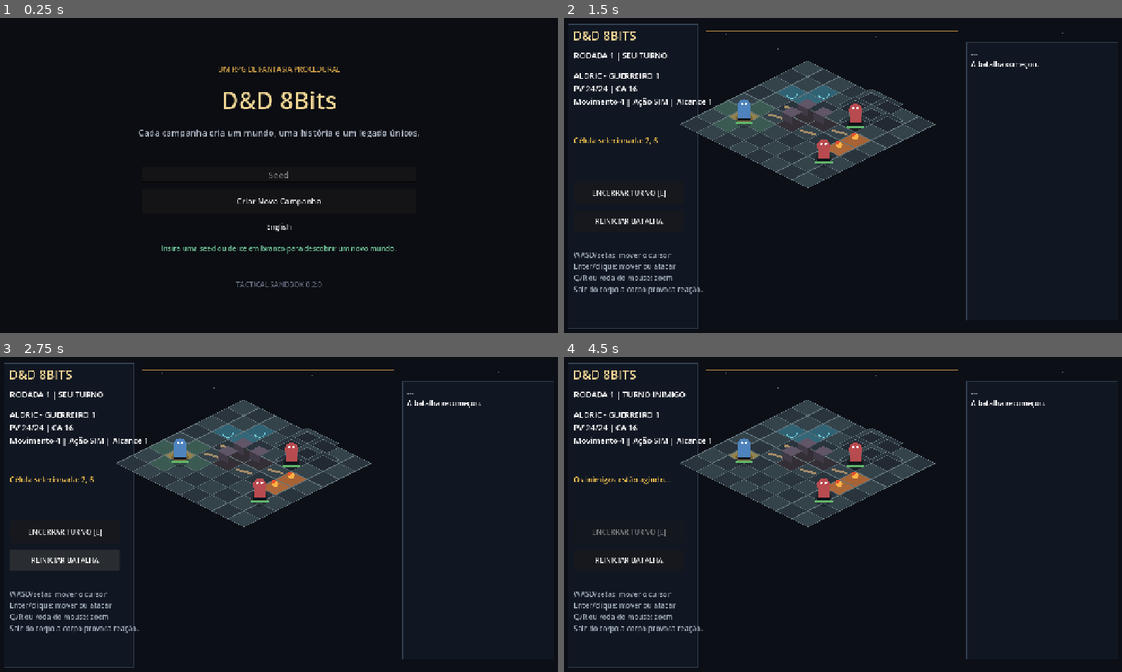
Above: before the commit, frames 1-4 (two rows, left to right).
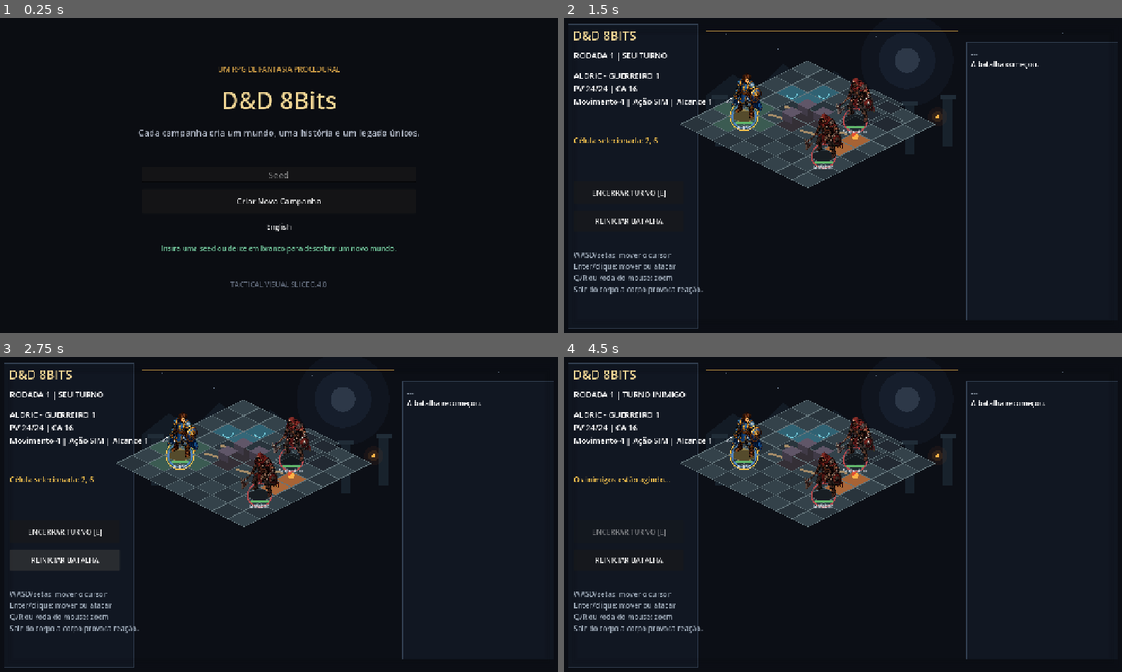
Above: after the commit, the same moments.

Repository: Lima070113/D-D-8Bits
Game: Godot game, scene res://src/presentation/main/Main.tscn
Two runs of this game, one before a commit and one after it. Both use one fixed random seed, a clock stepped at 60 frames per second and the inputs below.
Inputs (mouse positions are in pixels of both pictures, inside the frame that each line leads up to):
- Up to frame 1 (0.25 s): no input
- Up to frame 2 (1.5 s): click (843, 175) at 0.52 s; type "12" at 0.6 s; click "Criar Nova Campanha" at 1.25 s
- Up to frame 3 (2.75 s): click "REINICIAR BATALHA" at 2 s
- Up to frame 4 (4.5 s): click "REINICIAR BATALHA" at 2.75 s; click "REINICIAR BATALHA" at 3.5 s; click "ENCERRAR TURNO [E]" at 4.25 s

The runs differ from the first frame. In frame 1, 0.2% of the frame differs, in the area x 41-59%, y 83-86%; in frame 2, 2.2%, in the area x 26-71%, y 9-48%; in frame 3, 2.2%; in frame 4, 2.2%.

Commit message:
Add original pixel art character slice

Diff:
--- a/src/presentation/main/main.gd
+++ b/src/presentation/main/main.gd
@@ -89,7 +89,7 @@
 	layout.add_child(status_label)
 
 	var version := Label.new()
-	version.text = "TACTICAL SANDBOX 0.2.0"
+	version.text = "TACTICAL VISUAL SLICE 0.4.0"
 	version.horizontal_alignment = HORIZONTAL_ALIGNMENT_CENTER
 	version.add_theme_color_override("font_color", Color("#606979"))
 	layout.add_child(version)
--- a/src/presentation/tactical/tactical_arena.gd
+++ b/src/presentation/tactical/tactical_arena.gd
@@ -1,6 +1,8 @@
 extends Control
 
 const TacticalBattlefieldScript = preload("res://src/domain/combat/tactical_battlefield.gd")
+const HERO_TEXTURE = preload("res://assets/art/characters/hero-fighter.png")
+const RAIDER_TEXTURE = preload("res://assets/art/characters/raider.png")
 
 const BOARD_SIZE := Vector2i(8, 8)
 const TILE_SIZE := Vector2(72.0, 36.0)
@@ -17,6 +19,7 @@
 const COLOR_ENEMY := Color("#b84b4f")
 const COLOR_WATER := Color("#347b91")
 const COLOR_FIRE := Color("#d87532")
+const COLOR_MOONLIGHT := Color("#6c8eb5")
 
 var encounter: CombatEncounter = CombatEncounter.new()
 var selected_cell := Vector2i(1, 5)
@@ -102,6 +105,7 @@
 
 func _draw() -> void:
 	draw_rect(Rect2(Vector2.ZERO, size), COLOR_BACKGROUND)
+	_draw_atmosphere()
 	for star in [
 		Vector2(374, 38), Vector2(492, 71), Vector2(716, 42),
 		Vector2(855, 92), Vector2(1137, 34), Vector2(1210, 178),
@@ -129,6 +133,43 @@
 	for unit in sorted_units:
 		if unit.is_alive():
 			_draw_unit(unit)
+
+	_draw_vignette()
+
+
+func _draw_atmosphere() -> void:
+	draw_circle(Vector2(785, 96), 105, Color(0.15, 0.21, 0.32, 0.16))
+	draw_circle(Vector2(785, 96), 64, Color(0.28, 0.39, 0.55, 0.12))
+	draw_circle(Vector2(785, 96), 28, Color(0.58, 0.68, 0.78, 0.18))
+
+	var ruin_color := Color("#131b25")
+	draw_colored_polygon(
+		PackedVector2Array([
+			Vector2(330, 175), Vector2(390, 128), Vector2(445, 160),
+			Vector2(505, 104), Vector2(565, 151), Vector2(620, 119),
+			Vector2(690, 172), Vector2(690, 270), Vector2(330, 270),
+		]),
+		ruin_color
+	)
+	for x in range(350, 890, 86):
+		draw_rect(Rect2(x, 180 + ((x / 86) % 2) * 16, 22, 112), Color("#18222c"))
+		draw_rect(Rect2(x - 7, 173 + ((x / 86) % 2) * 16, 36, 10), Color("#202c37"))
+
+	for position in [Vector2(430, 177), Vector2(854, 224)]:
+		draw_circle(position, 22, Color(0.91, 0.43, 0.15, 0.06))
+		draw_circle(position, 12, Color(1.0, 0.62, 0.2, 0.11))
+		draw_circle(position, 4, Color("#ffb347"))
+
+
+func _draw_vignette() -> void:
+	for index in range(8):
+		var alpha := 0.018 + index * 0.006
+		draw_rect(
+			Rect2(index * 5, index * 5, size.x - index * 10, size.y - index * 10),
+			Color(0, 0, 0, alpha),
+			false,
+			8
+		)
 
 
 func _draw_cell(cell: Vector2i) -> void:
@@ -199,24 +240,34 @@
 
 func _draw_unit(unit: TacticalUnit) -> void:
 	var base := _grid_to_screen(unit.grid_position)
-	var color := COLOR_HERO if unit.team == CombatEncounter.TEAM_HERO else COLOR_ENEMY
-	draw_circle(base + Vector2(0, 7) * camera_zoom, 19 * camera_zoom, Color(0, 0, 0, 0.24))
-	draw_circle(base - Vector2(0, 23) * camera_zoom, 15 * camera_zoom, color)
-	draw_rect(
-		Rect2(
-			base + Vector2(-13, -24) * camera_zoom,
-			Vector2(26, 29) * camera_zoom
-		),
-		color
-	)
-	draw_circle(base + Vector2(-5, -28) * camera_zoom, 2.5 * camera_zoom, Color.WHITE)
-	draw_circle(base + Vector2(5, -28) * camera_zoom, 2.5 * camera_zoom, Color.WHITE)
-	draw_line(
-		base + Vector2(-15, 8) * camera_zoom,
-		base + Vector2(15, 8) * camera_zoom,
-		Color("#10131a"),
-		5 * camera_zoom
-	)
+	var is_hero := unit.team == CombatEncounter.TEAM_HERO
+	var texture: Texture2D = HERO_TEXTURE if is_hero else RAIDER_TEXTURE
+	var ring_color := COLOR_HERO if is_hero else COLOR_ENEMY
+	var sprite_size := Vector2(112, 112) * camera_zoom
+	var sprite_rect := Rect2(
+		base + Vector2(-56, -103) * camera_zoom,
+		sprite_size
+	)
+
+	draw_set_transform(Vector2.ZERO, 0.0, Vector2(1.0, 0.44))
+	draw_circle(base / Vector2(1.0, 0.44), 27 * camera_zoom, Color(0, 0, 0, 0.42))
+	draw_set_transform(Vector2.ZERO)
+	draw_arc(base, 27 * camera_zoom, 0, TAU, 32, ring_color, 3 * camera_zoom)
+	if unit.grid_position == selected_cell:
+		draw_arc(
+			base,
+			32 * camera_zoom,
+			0,
+			TAU,
+			32,
+			Color("#f2c14e"),
+			2 * camera_zoom
+		)
+
+	var tint := Color.WHITE
+	if unit.id == "raider_2":
+		tint = Color("#d8c2b4")
+	draw_texture_rect(texture, sprite_rect, false, tint)
 
 	var hp_ratio := float(unit.hp) / float(unit.max_hp)
 	draw_rect(
@@ -229,6 +280,16 @@
 			Vector2(40 * hp_ratio, 5) * camera_zoom
 		),
 		Color("#61b86b")
+	)
+	var font := ThemeDB.fallback_font
+	draw_string(
+		font,
+		base + Vector2(-34, 29) * camera_zoom,
+		tr(unit.display_name),
+		HORIZONTAL_ALIGNMENT_CENTER,
+		68 * camera_zoom,
+		11 * camera_zoom,
+		Color("#dfe7ef")
 	)
 
 
Binary file added: assets/art/characters/hero-fighter.png
Not shown, added: assets/art/characters/hero-fighter.png.import
Binary file added: assets/art/characters/raider.png
Not shown, added: assets/art/characters/raider.png.import
Not shown, changed: .gitignore
Not shown, changed: README.md
Not shown, added: assets/art/characters/PROVENANCE.md
Not shown, changed: docs/ART_DIRECTION.md
Not shown, changed: docs/PROJECT_MEMORY.md
Not shown, changed: docs/ROADMAP.md
Not shown, changed: docs/TECHNICAL_SPEC.md
